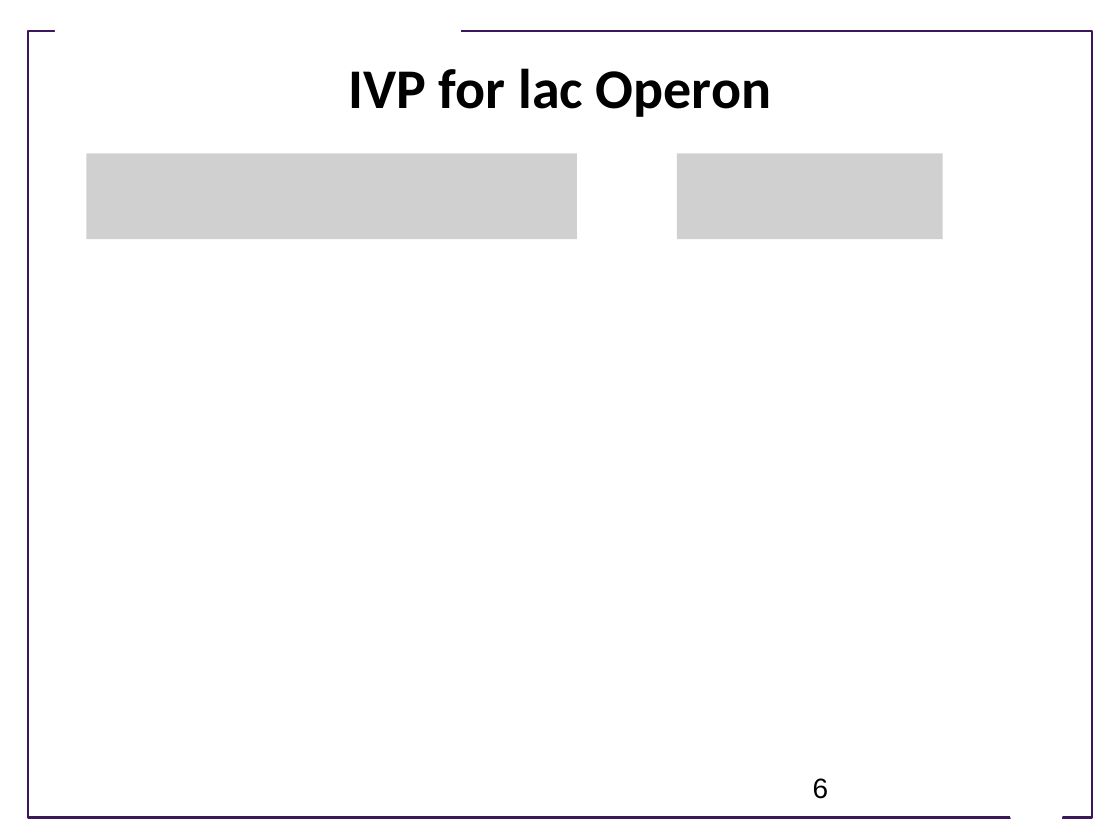
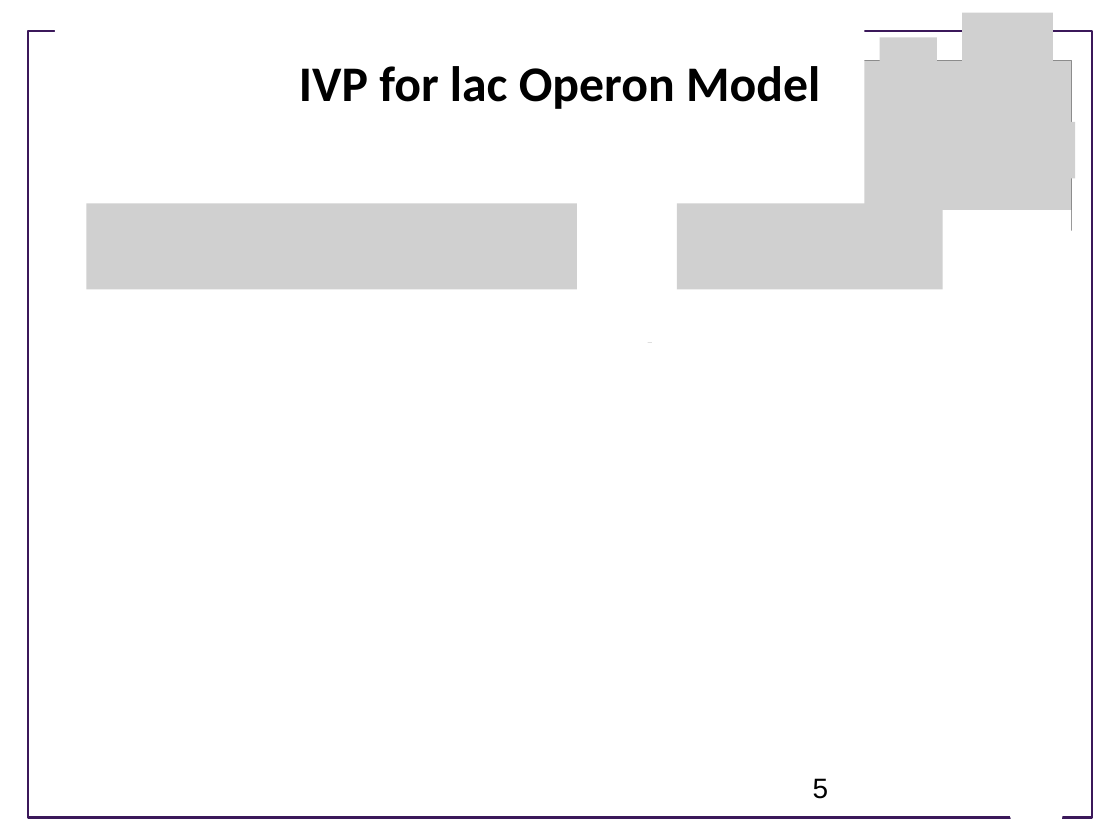
Before and after one commit to ModelEngineering/advancing-biomedical-models, a slide deck: slide 5 of Lectures/Week_2/CSE 599V Lecture 6 - Model Evaluation and System Responses.pptx (slide 6 before the commit). Drawn at 1120x840 pixels with LibreOffice and Linux fonts; fonts in the diff are those of the drawing; grey boxes stand for pictures; background and template pictures are left out. Boxes give left, top, right and bottom in pixels: in the first picture for what was removed or moved away, otherwise in the second. Text is boxed around its words. In the diff, an @@ line names an element or a change of style, - is before the commit and + after.

```diff
--- a/Lectures/Week_2/CSE 599V Lecture 6 - Model Evaluation and System Responses.pptx
+++ b/Lectures/Week_2/CSE 599V Lecture 6 - Model Evaluation and System Responses.pptx
@@ group added at bbox=[429, 12, 1081, 342]: 4 pictures, 3 rectangles @@
@@ title at bbox=[299, 66, 820, 109]: text changed; size 36 to 32 pt @@
-IVP for lac Operon
+IVP for lac Operon Model
@@ picture: place and size @@
-picture at bbox=[86, 153, 577, 240]
+picture at bbox=[86, 204, 577, 290]
@@ picture: place and size @@
-picture at bbox=[676, 153, 942, 240]
+picture at bbox=[676, 204, 942, 290]
@@ page number at bbox=[813, 778, 829, 799]: text changed @@
-6
+5
```
Also in this commit, not shown: 3 other slides changed, 25 slides added, 25 slides removed.
